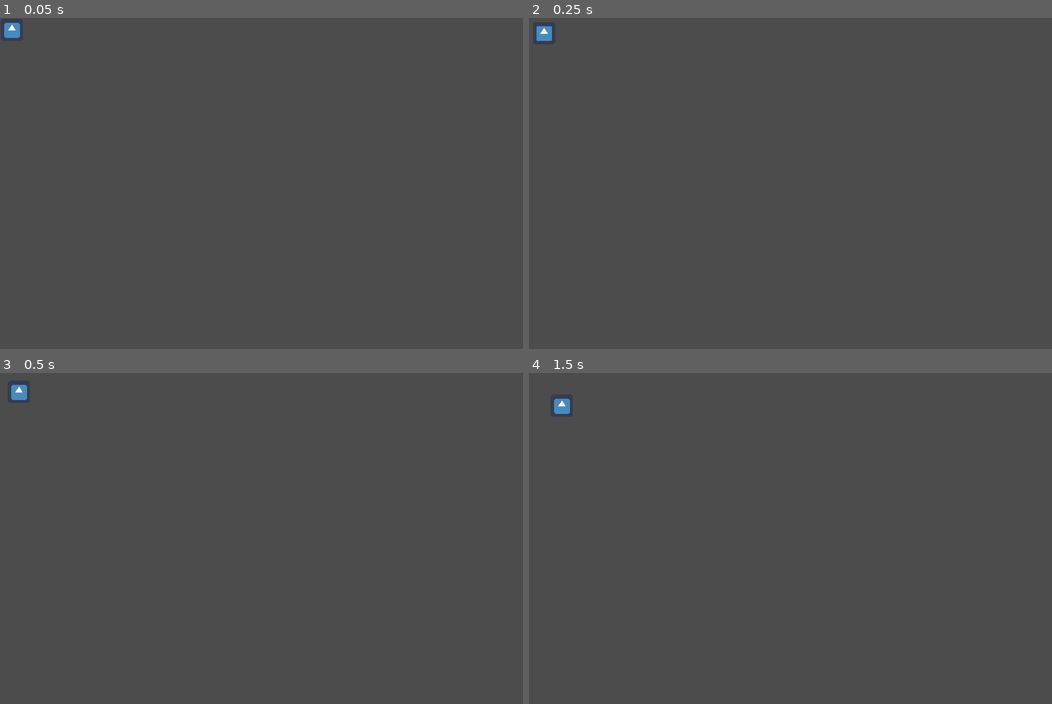
Above: before the commit, frames 1-4 (two rows, left to right).
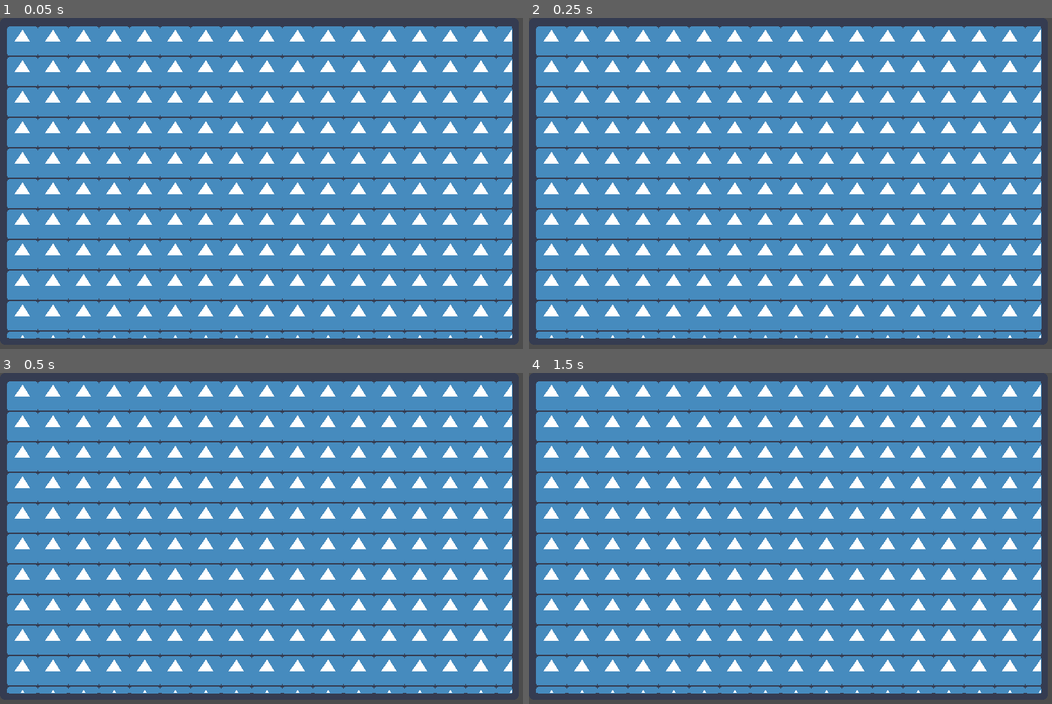
Above: after the commit, the same moments.

Repository: scarletcs/Roguelite
Game: Godot game, scene res://Main.tscn
The game is run twice, just before and just after one commit, with the same random seed, the same clock (stepped at 60 frames per second) and the same inputs. The engine's default icon, where the game draws it, is replaced by a stand-in: a white triangle on a blue panel in a dark square.
Inputs:
- Up to frame 1 (0.05 s): no input
- Up to frame 2 (0.25 s): no input
- Up to frame 3 (0.5 s): no input
- Up to frame 4 (1.5 s): no input

The runs differ from the first frame. In frame 1, 87% of the frame differs, in the area x 0-99%, y 1-97%; in frame 2, 87%; in frame 3, 87%; in frame 4, 87%.

Commit message:
basic wall ninepatch

Diff:
--- a/Dungeon.tscn
+++ b/Dungeon.tscn
@@ -1,7 +1,8 @@
-[gd_scene load_steps=3 format=2]
+[gd_scene load_steps=4 format=2]
 
 [ext_resource path="res://characters/Adventurer.tscn" type="PackedScene" id=1]
 [ext_resource path="res://Dungeon.gd" type="Script" id=2]
+[ext_resource path="res://Walls.tscn" type="PackedScene" id=3]
 
 [node name="Dungeon" type="Node2D"]
 script = ExtResource( 2 )
@@ -10,3 +11,7 @@
 position = Vector2( 16, 16 )
 
 [node name="Adventurer" parent="." instance=ExtResource( 1 )]
+
+[node name="NinePatchRect" parent="." instance=ExtResource( 3 )]
+margin_right = 747.0
+margin_bottom = 471.0
--- a/Walls.tscn
+++ b/Walls.tscn
@@ -1,8 +1,18 @@
-[gd_scene format=2]
+[gd_scene load_steps=2 format=2]
+
+[ext_resource path="res://icon.png" type="Texture" id=1]
 
 [node name="NinePatchRect" type="NinePatchRect"]
 margin_right = 40.0
 margin_bottom = 40.0
+texture = ExtResource( 1 )
+region_rect = Rect2( 0, 0, 64, 64 )
+patch_margin_left = 10
+patch_margin_top = 10
+patch_margin_right = 10
+patch_margin_bottom = 10
+axis_stretch_horizontal = 1
+axis_stretch_vertical = 1
 __meta__ = {
 "_edit_use_anchors_": false
 }
